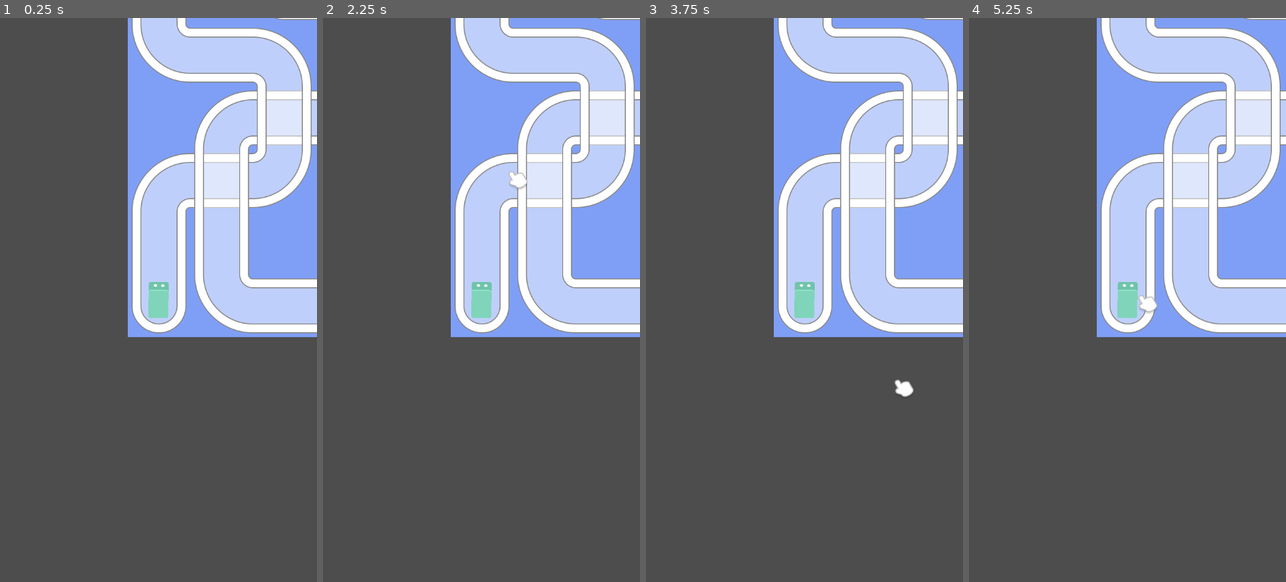
Above: before the commit, frames 1-4 (left to right).
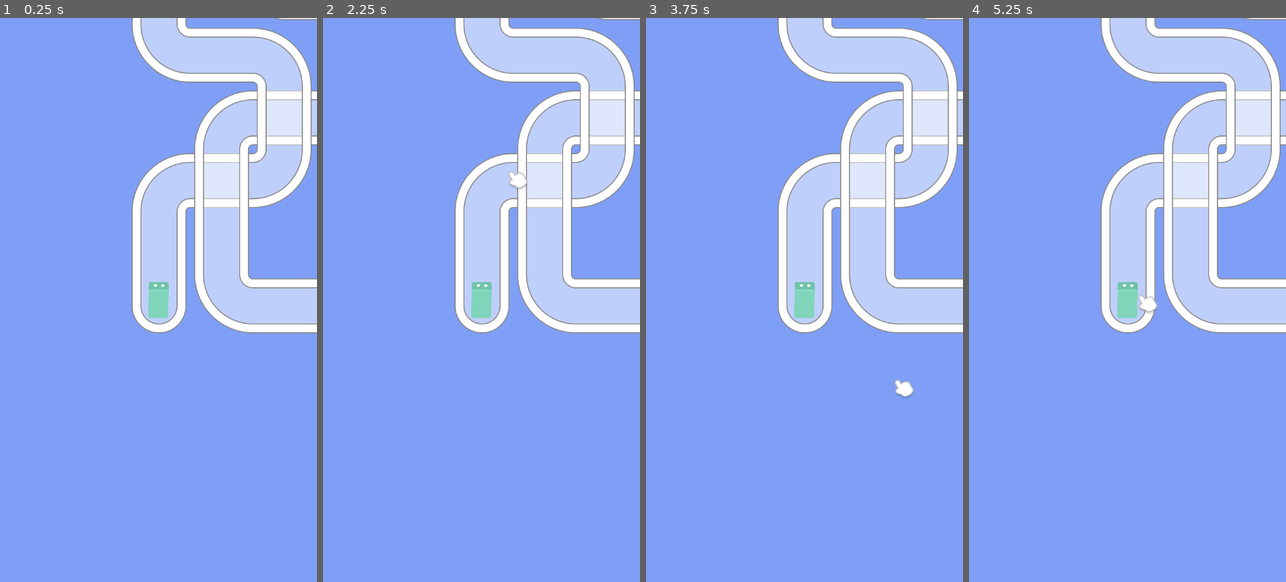
Above: after the commit, the same moments.

Repository: mapsandapps/godot-games
Game: Godot game, scene res://scenes/levels/level.tscn
Two runs of this game, one before a commit and one after it. Both use one fixed random seed, a clock stepped at 60 frames per second and the inputs below.
Inputs (mouse positions are in pixels of both pictures, inside the frame that each line leads up to):
- Up to frame 1 (0.25 s): no input
- Up to frame 2 (2.25 s): tap Enter at 0.5, 2 s; move the mouse to (551, 271) at 0.52 s; press the mouse at (551, 271) at 0.53 s; tap Space at 1.25 s; move the mouse to (418, 328) at 1.27 s; release the mouse at (418, 328) at 1.28 s; click (418, 328) at 1.35 s; move the mouse to (513, 175) at 2.02 s; press the mouse at (513, 175) at 2.03 s
- Up to frame 3 (3.75 s): tap Space at 2.75 s; move the mouse to (788, 412) at 2.77 s; release the mouse at (788, 412) at 2.78 s; click (788, 412) at 2.85 s; tap Enter at 3.5 s; move the mouse to (899, 384) at 3.52 s; press the mouse at (899, 384) at 3.53 s
- Up to frame 4 (5.25 s): tap Space at 4.25 s; move the mouse to (1032, 215) at 4.27 s; release the mouse at (1032, 215) at 4.28 s; click (1032, 215) at 4.35 s; move the mouse to (1143, 300) at 5.02 s; press the mouse at (1143, 300) at 5.03 s

The runs differ from the first frame. In frame 1, 66% of the frame differs, in the area x 0-100%, y 0-100%; in frame 2, 66%; in frame 3, 66%; in frame 4, 66%.

Commit message:
tilemap & background

Diff:
--- a/labyrinth/scenes/levels/level.tscn
+++ b/labyrinth/scenes/levels/level.tscn
@@ -1,8 +1,9 @@
-[gd_scene load_steps=5 format=3 uid="uid://bcp27wnuytim"]
+[gd_scene load_steps=8 format=3 uid="uid://bcp27wnuytim"]
 
 [ext_resource type="Texture2D" uid="uid://cysmu6bwmtotu" path="res://graphics/labyrinth0.png" id="1_063ni"]
 [ext_resource type="PackedScene" uid="uid://o0x3s1rot3tl" path="res://scenes/character.tscn" id="2_hpadj"]
 [ext_resource type="PackedScene" uid="uid://xkdp6gtcsvjj" path="res://scenes/finger.tscn" id="3_2vyg4"]
+[ext_resource type="Texture2D" uid="uid://cs2ult8cmtohy" path="res://graphics/sheet@2x.png" id="4_o50ki"]
 
 [sub_resource type="Curve2D" id="Curve2D_ooi25"]
 _data = {
@@ -10,15 +11,45 @@
 }
 point_count = 28
 
+[sub_resource type="TileSetAtlasSource" id="TileSetAtlasSource_uupbj"]
+texture = ExtResource("4_o50ki")
+texture_region_size = Vector2i(128, 128)
+0:0/0 = 0
+1:0/0 = 0
+2:0/0 = 0
+3:0/0 = 0
+3:1/0 = 0
+2:1/0 = 0
+1:1/0 = 0
+0:1/0 = 0
+0:2/0 = 0
+1:2/0 = 0
+2:2/0 = 0
+3:2/0 = 0
+3:3/0 = 0
+2:3/0 = 0
+1:3/0 = 0
+0:3/0 = 0
+
+[sub_resource type="TileSet" id="TileSet_7vd22"]
+sources/0 = SubResource("TileSetAtlasSource_uupbj")
+
 [node name="Level" type="Node2D"]
 
+[node name="ColorRect" type="ColorRect" parent="."]
+offset_left = -1024.0
+offset_top = -1024.0
+offset_right = 3072.0
+offset_bottom = 3072.0
+color = Color(0.498039, 0.623529, 0.968627, 1)
+
 [node name="Labyrinth Sprite" type="Sprite2D" parent="."]
-position = Vector2(0, 12)
 scale = Vector2(0.5, 0.5)
 texture = ExtResource("1_063ni")
 centered = false
 
 [node name="Path2D" type="Path2D" parent="."]
+position = Vector2(0, -12)
 curve = SubResource("Curve2D_ooi25")
 
 [node name="Character" parent="Path2D" instance=ExtResource("2_hpadj")]
@@ -26,3 +57,7 @@
 rotation = -1.54542
 
 [node name="Finger" parent="." instance=ExtResource("3_2vyg4")]
+
+[node name="TileMapLayer" type="TileMapLayer" parent="."]
+tile_set = SubResource("TileSet_7vd22")
+rendering_quadrant_size = 256
Binary file added: labyrinth/graphics/sheet@2x.png
Not shown, added: labyrinth/graphics/sheet@2x.png.import
